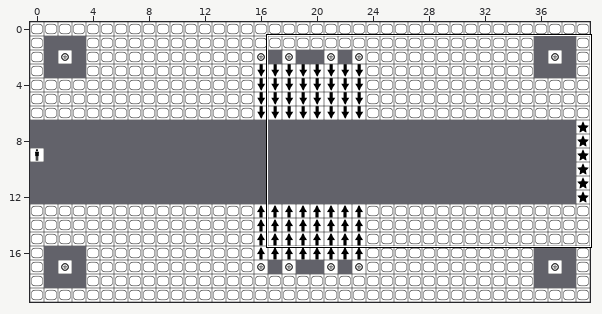
Tiled map: src/levels/raw/map02.tmx. The picture above shows the old version from afar; the outline marks the close-up.
Close-up. Before:
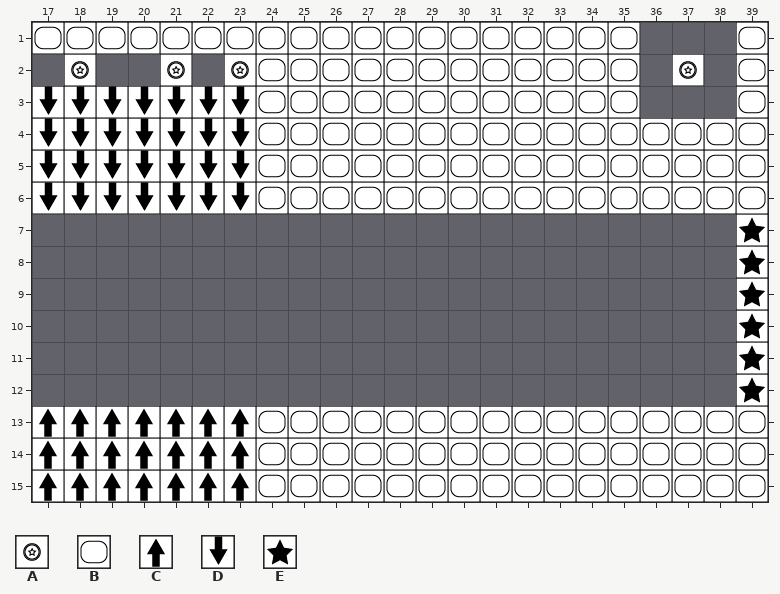
Cells are 32x32 px. Shown: x 17..39, y 1..15. The commit also changed other parts of the map, which this record leaves out.
Key: from "tilesJetpack": A 4, B 5, C 6, D 7, E 8.
_ is an empty cell.
Layer "Camada de Tiles 1" before, first column x 17:
 1 BBBBBBBBBBBBBBBBBBB___B
 2 _A__A_ABBBBBBBBBBBB_A_B
 3 DDDDDDDBBBBBBBBBBBB___B
 4 DDDDDDDBBBBBBBBBBBBBBBB
 5 DDDDDDDBBBBBBBBBBBBBBBB
 6 DDDDDDDBBBBBBBBBBBBBBBB
 7 ______________________E
 8 ______________________E
 9 ______________________E
10 ______________________E
11 ______________________E
12 ______________________E
13 CCCCCCCBBBBBBBBBBBBBBBB
14 CCCCCCCBBBBBBBBBBBBBBBB
15 CCCCCCCBBBBBBBBBBBBBBBB
Once edited:
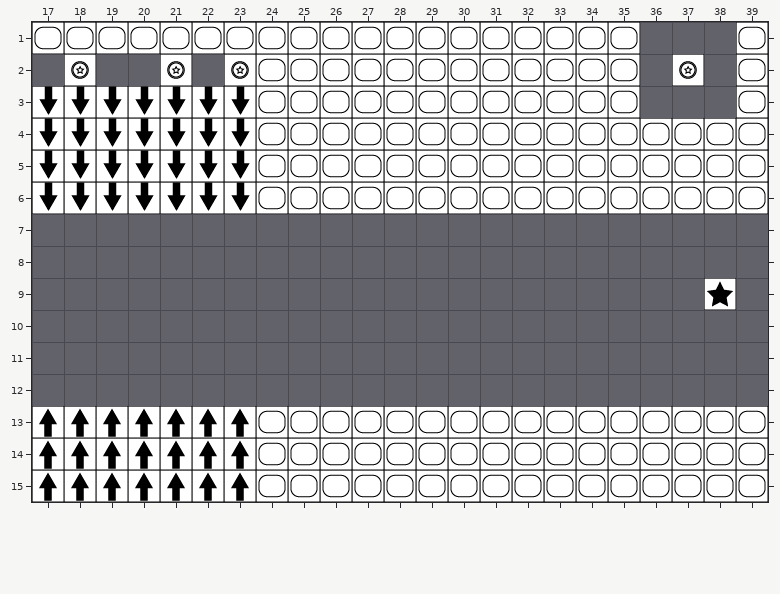
The edit:
Changed rows in their new state; . is an unchanged cell.
Layer "Camada de Tiles 1":
first column x 38:
 7 ._
 8 ._
 9 E_
10 ._
11 ._
12 ._
Boxes around the changes in both close-ups, in picture pixels (x1, y1, x2, y2):
changed: (704, 214, 768, 406)
